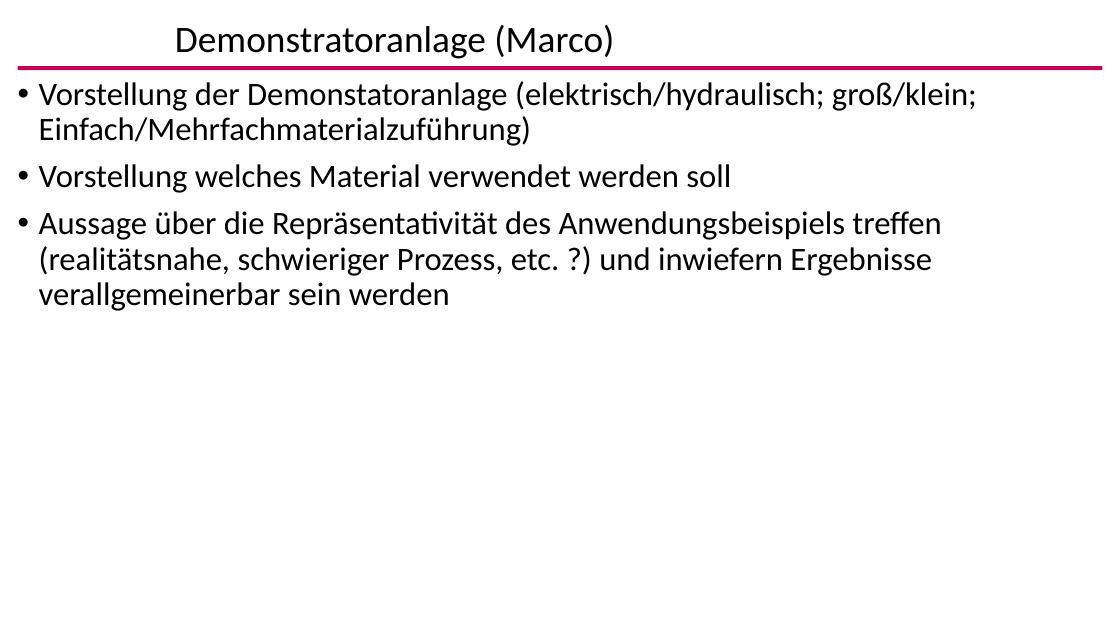
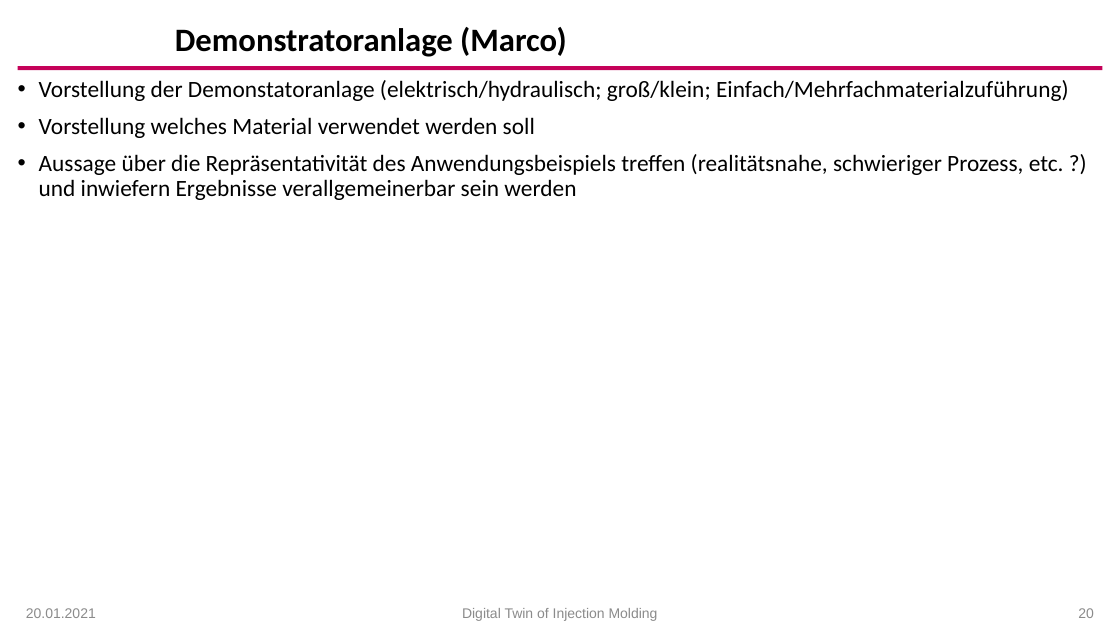
Before and after one commit to arehmer/DigitalTwinInjectionMoulding, a slide deck: slide 20 of Präsentationen/Kick-Off.pptx (slide 19 before the commit). Drawn at 1120x630 pixels with LibreOffice and Linux fonts; fonts in the diff are those of the drawing; background and template pictures are left out. Boxes give left, top, right and bottom in pixels: in the first picture for what was removed or moved away, otherwise in the second. Text is boxed around its words. In the diff, an @@ line names an element or a change of style, - is before the commit and + after.

```diff
--- a/Präsentationen/Kick-Off.pptx
+++ b/Präsentationen/Kick-Off.pptx
@@ title "Demonstratoranlage (Marco)" at [175, 27, 567, 57]: size 32 to 28 pt, bold on @@
@@ text "Vorstellung der Demonstatoranlage (elektrisch/hydraulisch; g ..." at [39, 80, 1069, 200]: size 28 to 20 pt @@
@@ text added at [26, 608, 96, 618], 12 pt, text #8B8B8B @@
+20.01.2021
@@ text added at [462, 608, 658, 621], 12 pt, text #8B8B8B @@
+Digital Twin of Injection Molding
@@ page number added at [1078, 608, 1094, 618], 12 pt, text #8B8B8B @@
+20
```
Also in this commit, not shown: 9 other slides changed, 5 slides added, 1 slide removed, 2 other files.
